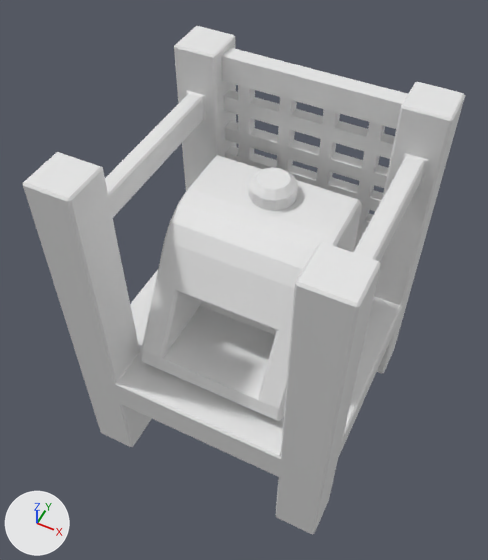
A saved change to the glTF model public/game/model/environment/blue_work_zone.glb.
Rendered twice from a 50 mm lens placed at (2.42, -4.06, 5.26), pointed at (0.9, -1.0, 1.44). Arrows for +X, +Y and +Z are at lower left; the lights stay in place. The older version comes first. Where no turn or scale is listed for an object, it has been applied to the vertices.

Objects in the first picture: 'Cube', 'assemble machine.001'.
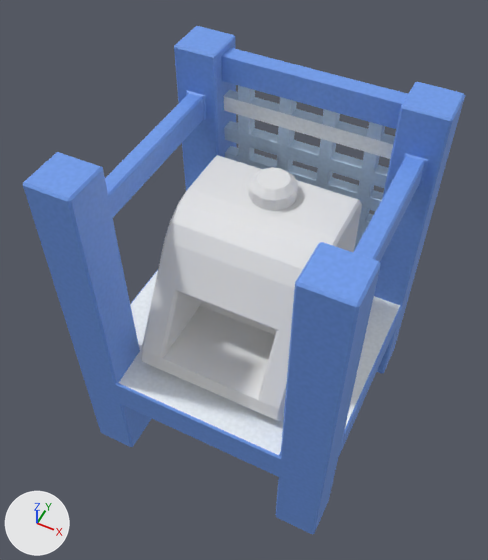
Location of each change, (x1, y1, x2, y2) in pixels of the pictures (488 x 560 px):
```json
{"object": "Cube", "change": "recoloured", "before": [22, 26, 465, 534], "after": [22, 26, 465, 534], "on screen": "white to blue"}
```

Edits to the scene script, one JSON object a line:
```json
{"op": "add", "block": "img_blue_zone__4", "code": ["img_blue_zone__4 = load_image('blue_zone (4)', '_unpacked/blue_zone__4_', 1024, 1024, 'sRGB')"]}
{"op": "add", "block": "mat_material", "code": ["mat_material = principled_material('Material')", "mat_material.texture = img_blue_zone__4"]}
{"block": "me_cube", "where": "me_cube.from_pydata(...)  # 356 vertices, 744 faces; spans x 0.0..2.0, y -2.0..0.0, z 0.0..2.8"}
{"op": "add", "block": "me_cube", "code": "me_cube.materials.append(mat_material)  # picture img_blue_zone__4"}
```
